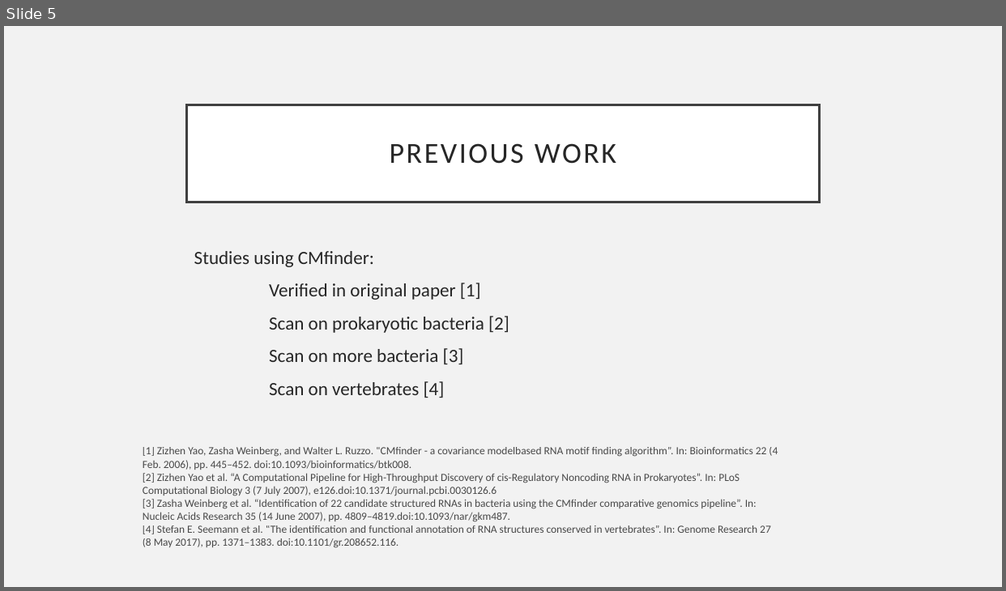
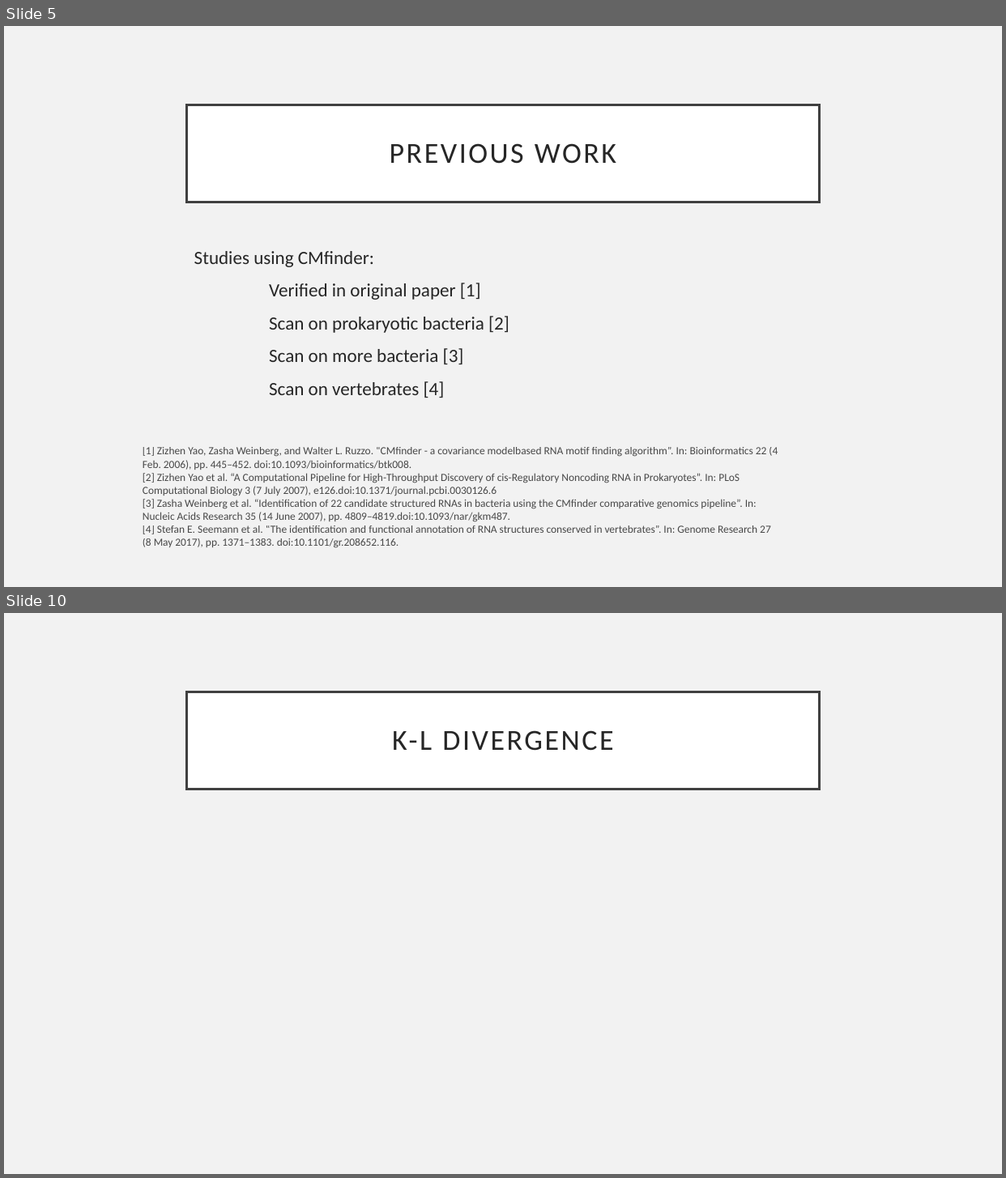
Before and after one commit to asyncViridian/jcmf, a slide deck: notes/presentation.pptx. Shown one above the other, each under a label of ours: slide 5 before the commit, slides 5 and 10 after it; the slides between them are not shown. The pictures are 1006x591 and 1006x1178 pixels, drawn with LibreOffice and Linux fonts; fonts in the diff are those of the drawing. Boxes give left, top, right and bottom in pixels: in the first picture for what was removed or moved away, otherwise in the second. Text is boxed around its words. In the diff, an @@ line names an element or a change of style, - is before the commit and + after.

```diff
--- a/notes/presentation.pptx
+++ b/notes/presentation.pptx
@@ slide 10 added at [4,613,1002,1174], background #F2F2F2 @@
@@ title added at [187,692,819,789], fill #FFFFFF, outline #404040 2.5 pt, 28 pt, text #262626 @@
+K-L DIVERGENCE
```
Also in this commit, not shown: 1 slide changed, 7 other slides added, 1 slide removed.
